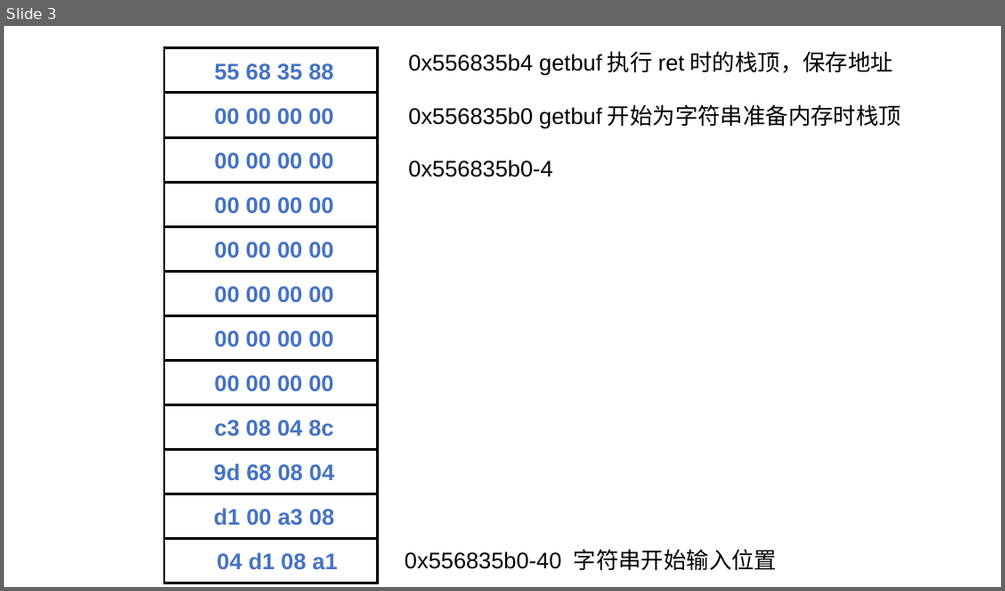
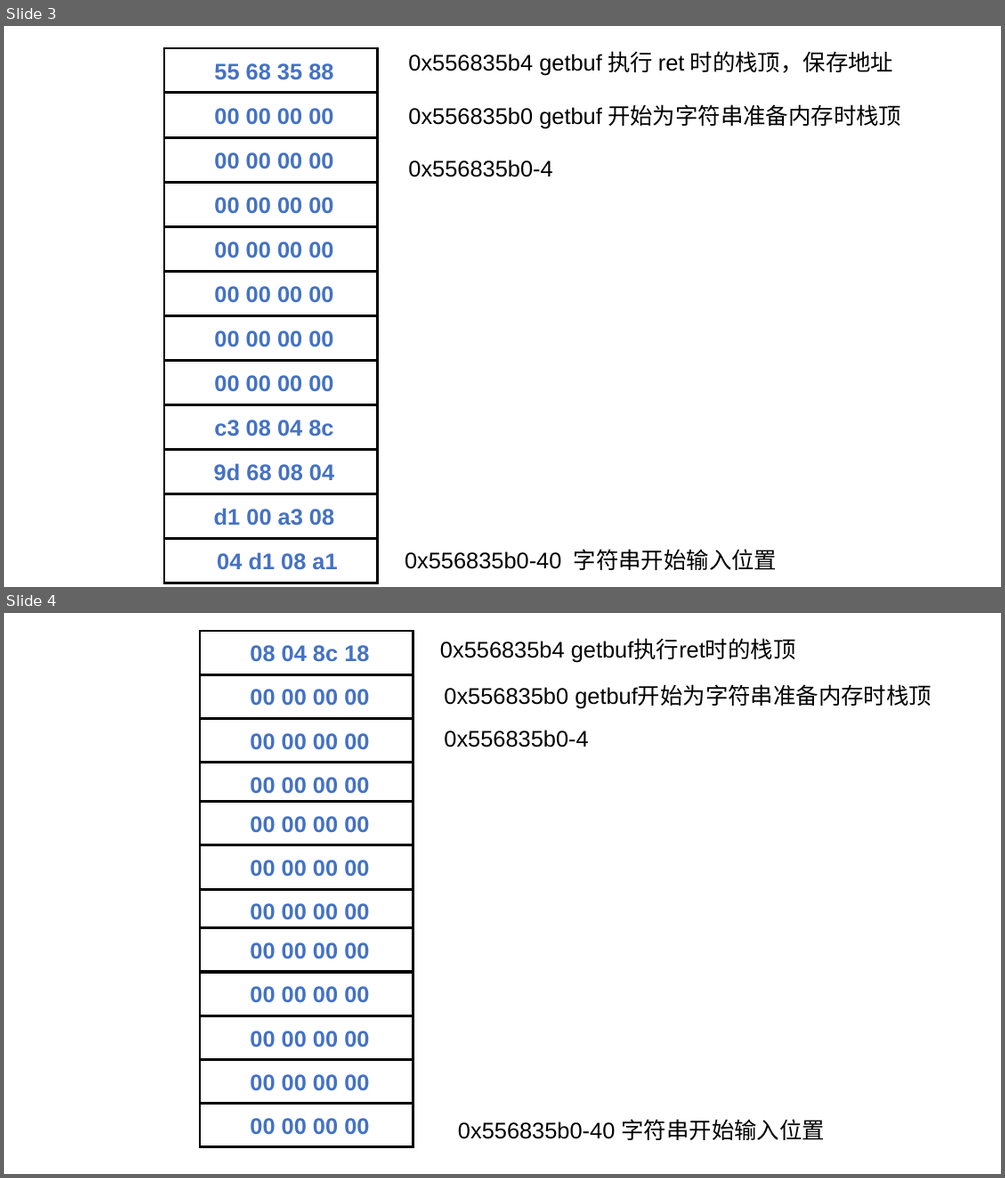
Before and after one commit to LalaWang-Nervous/CSAPP-Assignments, a slide deck: my-solution/4-Buffer-Lab-IA32/buflab32-handout/buflab-handout/stackVisual.pptx. Shown one above the other, each under a label of ours: slide 3 before the commit, slides 3 and 4 after it. The pictures are 1005x591 and 1005x1178 pixels, drawn with LibreOffice and Linux fonts; fonts in the diff are those of the drawing. Boxes give left, top, right and bottom in pixels: in the first picture for what was removed or moved away, otherwise in the second. Text is boxed around its words. In the diff, an @@ line names an element or a change of style, - is before the commit and + after.

```diff
--- a/my-solution/4-Buffer-Lab-IA32/buflab32-handout/buflab-handout/stackVisual.pptx
+++ b/my-solution/4-Buffer-Lab-IA32/buflab32-handout/buflab-handout/stackVisual.pptx
@@ slide 4 added at (4, 613, 1001, 1174), background #FFFFFF @@
@@ rectangle added at (201, 631, 413, 674), fill #FFFFFF, outline #000000 2 pt, 18 pt, text #4472C4, bold @@
+08 04 8c 18
@@ text added at (440, 639, 796, 662), 18 pt, text #000000 @@
+0x556835b4 getbuf执行ret时的栈顶
@@ rectangle added at (201, 674, 413, 718), fill #FFFFFF, outline #000000 2 pt, 18 pt, text #4472C4, bold @@
+00 00 00 00
@@ text added at (444, 686, 931, 709), 18 pt, text #000000 @@
+0x556835b0 getbuf开始为字符串准备内存时栈顶
@@ rectangle added at (201, 719, 413, 763), fill #FFFFFF, outline #000000 2 pt, 18 pt, text #4472C4, bold @@
+00 00 00 00
@@ text added at (444, 730, 588, 747), 18 pt, text #000000 @@
+0x556835b0-4
@@ rectangle added at (201, 763, 413, 805), fill #FFFFFF, outline #000000 2 pt, 18 pt, text #4472C4, bold @@
+00 00 00 00
@@ rectangle added at (201, 801, 413, 844), fill #FFFFFF, outline #000000 2 pt, 18 pt, text #4472C4, bold @@
+00 00 00 00
@@ rectangle added at (201, 845, 413, 889), fill #FFFFFF, outline #000000 2 pt, 18 pt, text #4472C4, bold @@
+00 00 00 00
@@ rectangle added at (201, 889, 413, 933), fill #FFFFFF, outline #000000 2 pt, 18 pt, text #4472C4, bold @@
+00 00 00 00
@@ rectangle added at (201, 928, 413, 971), fill #FFFFFF, outline #000000 2 pt, 18 pt, text #4472C4, bold @@
+00 00 00 00
@@ rectangle added at (201, 972, 413, 1015), fill #FFFFFF, outline #000000 2 pt, 18 pt, text #4472C4, bold @@
+00 00 00 00
@@ rectangle added at (201, 1015, 413, 1059), fill #FFFFFF, outline #000000 2 pt, 18 pt, text #4472C4, bold @@
+00 00 00 00
@@ rectangle added at (201, 1060, 413, 1103), fill #FFFFFF, outline #000000 2 pt, 18 pt, text #4472C4, bold @@
+00 00 00 00
@@ rectangle added at (201, 1103, 413, 1147), fill #FFFFFF, outline #000000 2 pt, 18 pt, text #4472C4, bold @@
+00 00 00 00
@@ text added at (458, 1119, 825, 1140), 18 pt, text #000000 @@
+0x556835b0-40 字符串开始输入位置
```
Also in this commit, not shown: 14 other files.
